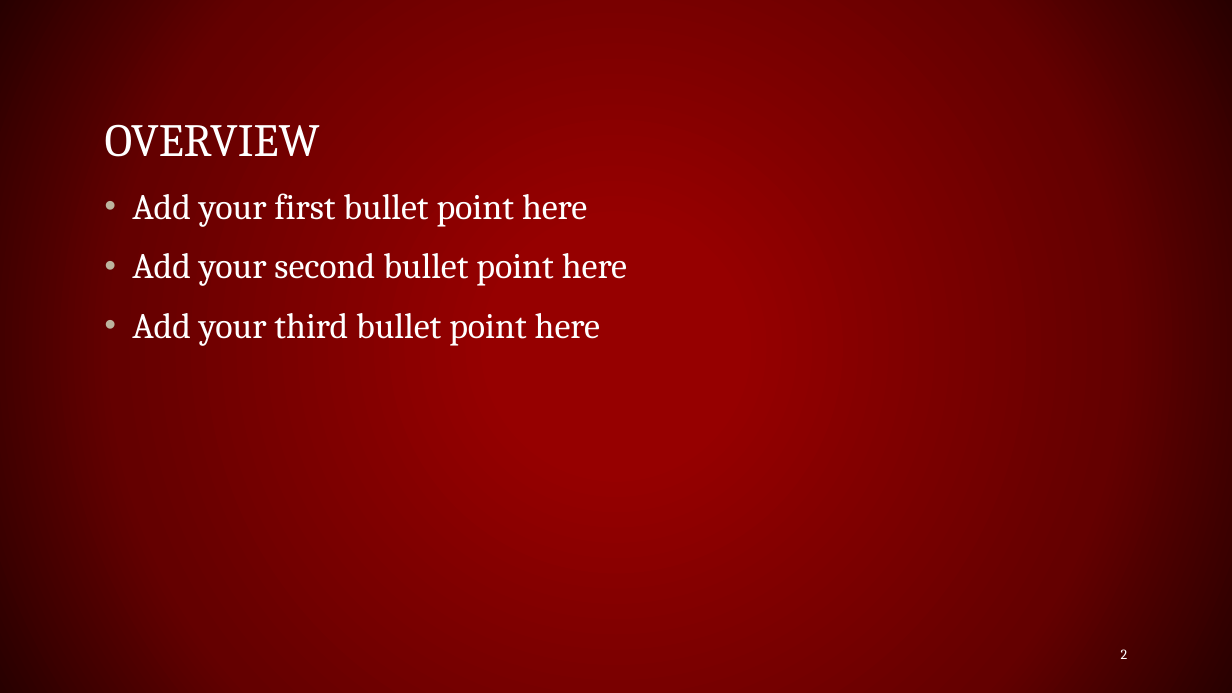
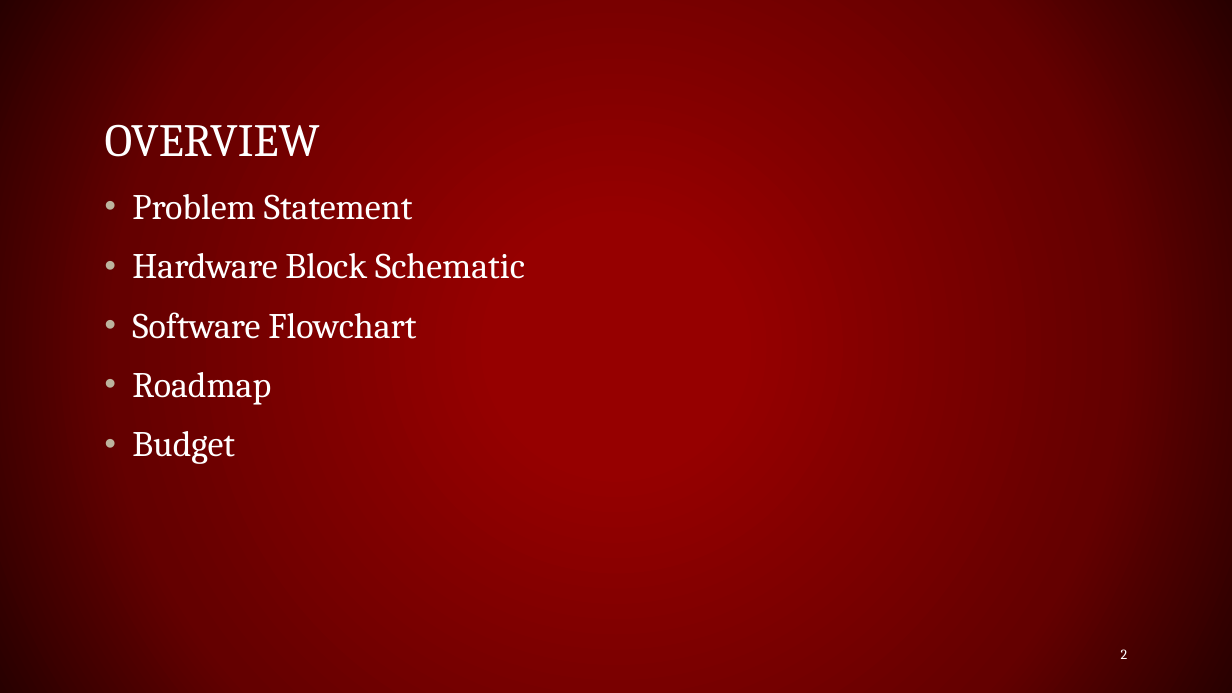
Before and after one commit to lmilam/Project-Lab-1-Group-4-, a slide deck: slide 2 of Group4Prez.pptx. Drawn at 1232x693 pixels with LibreOffice and Linux fonts; fonts in the diff are those of the drawing. Boxes give left, top, right and bottom in pixels: in the first picture for what was removed or moved away, otherwise in the second. Text is boxed around its words. In the diff, an @@ line names an element or a change of style, - is before the commit and + after.

```diff
--- a/Group4Prez.pptx
+++ b/Group4Prez.pptx
@@ text at (132, 194, 525, 464): text changed @@
-• Add your first bullet point here
-• Add your second bullet point here
-• Add your third bullet point here
+• Problem Statement
+• Hardware Block Schematic
+• Software Flowchart
+• Roadmap
+• Budget
```
Also in this commit, not shown: 2 other slides changed, 2 slides added, 1 slide removed.
